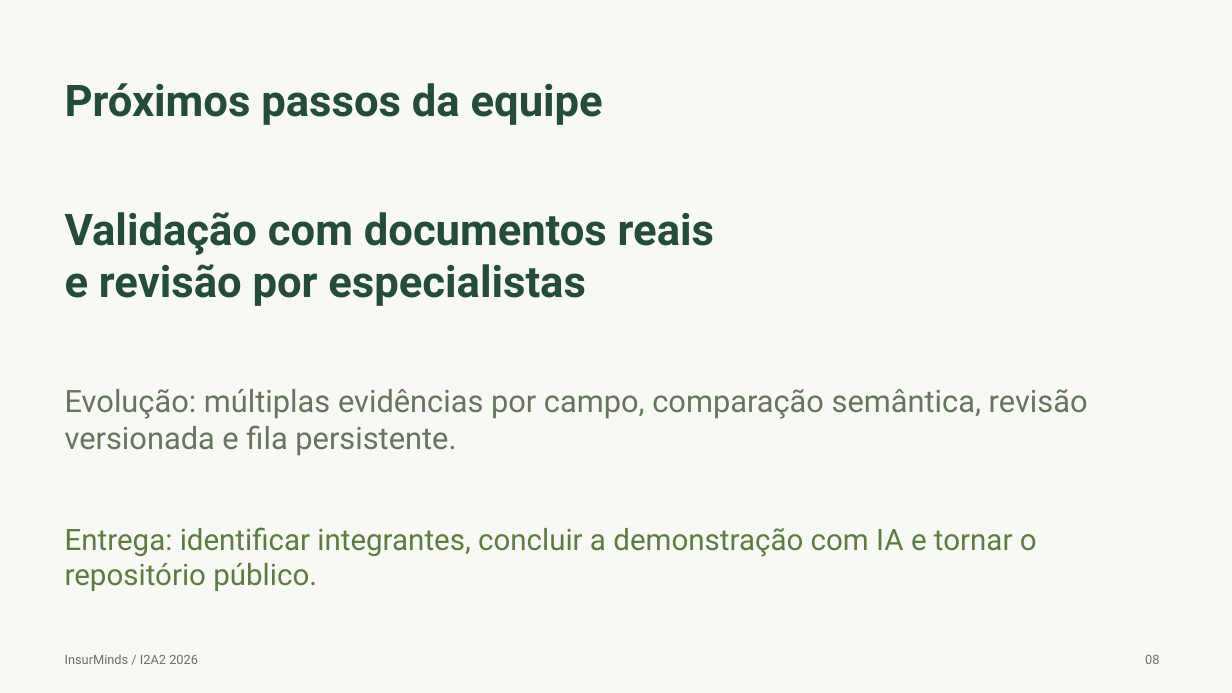
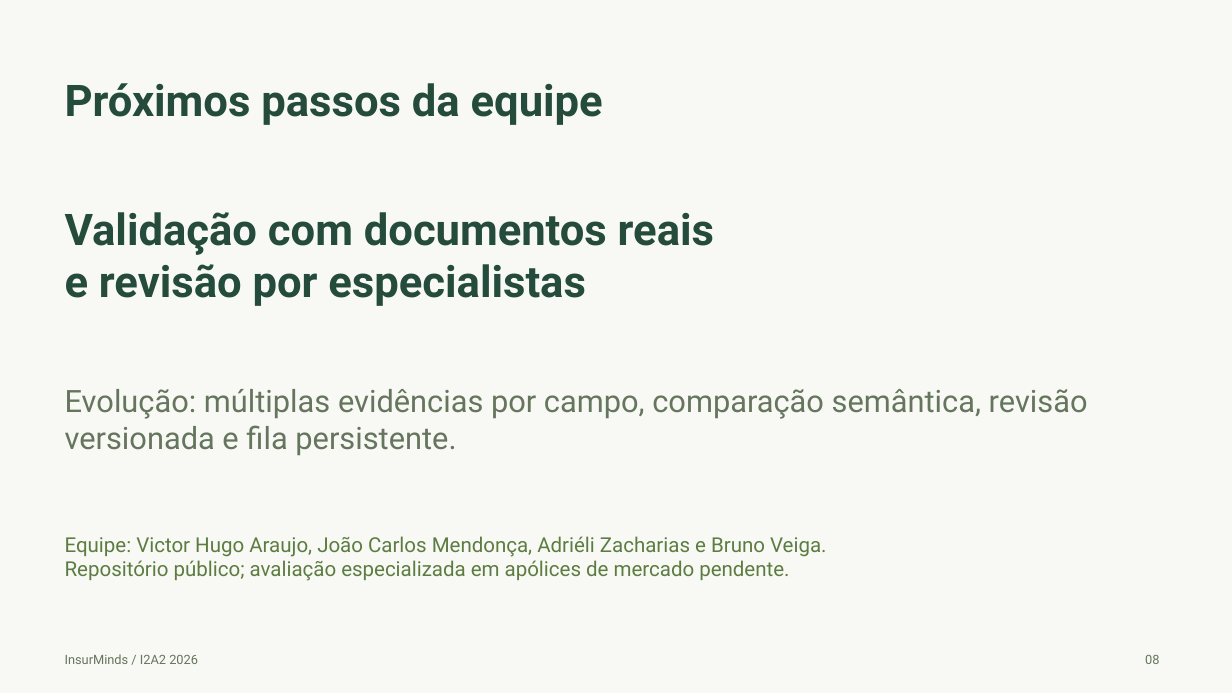
Before and after one commit to vicTmm/i2a2-desafio-final, a slide deck: slide 8 of Projeto_Final_Artefatos/InsurMinds_Projeto_Final.pptx. Drawn at 1232x693 pixels with LibreOffice and Linux fonts; fonts in the diff are those of the drawing. Boxes give left, top, right and bottom in pixels: in the first picture for what was removed or moved away, otherwise in the second. Text is boxed around its words. In the diff, an @@ line names an element or a change of style, - is before the commit and + after.

```diff
--- a/Projeto_Final_Artefatos/InsurMinds_Projeto_Final.pptx
+++ b/Projeto_Final_Artefatos/InsurMinds_Projeto_Final.pptx
@@ text at [65, 536, 826, 581]: text changed; size 23 to 16 pt @@
-Entrega: identificar integrantes, concluir a demonstração com IA e tornar o repositório público.
+Equipe: Victor Hugo Araujo, João Carlos Mendonça, Adriéli Zacharias e Bruno Veiga.
+Repositório público; avaliação especializada em apólices de mercado pendente.
```
Also in this commit, not shown: 1 other slide changed, 12 other files.
